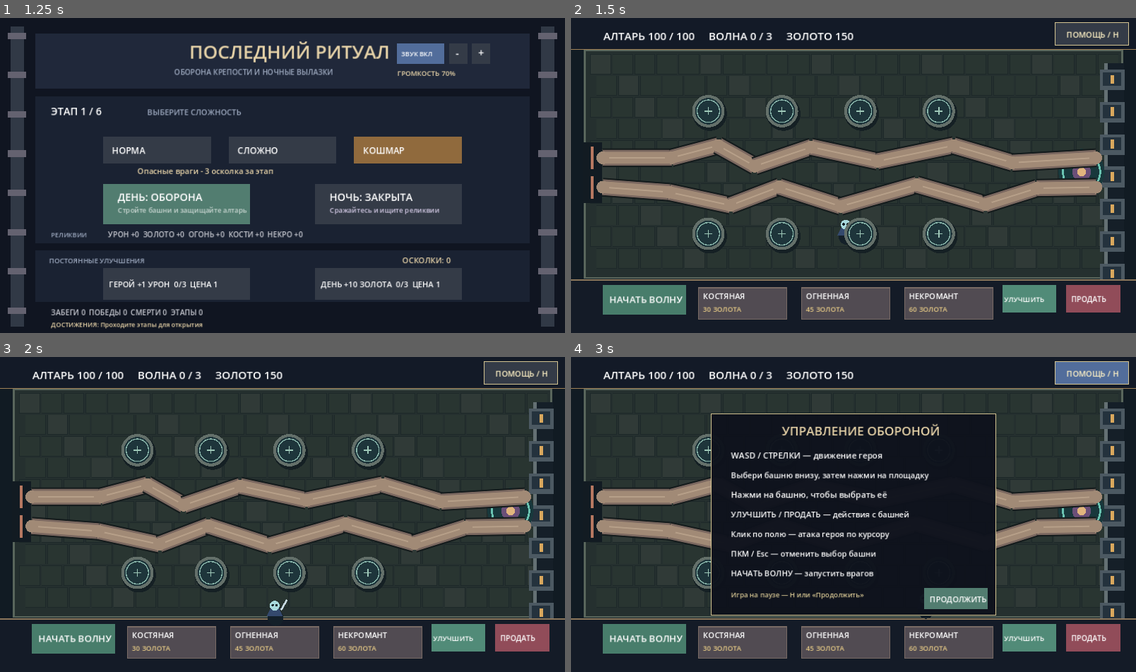
Above: before the commit, frames 1-4 (two rows, left to right).
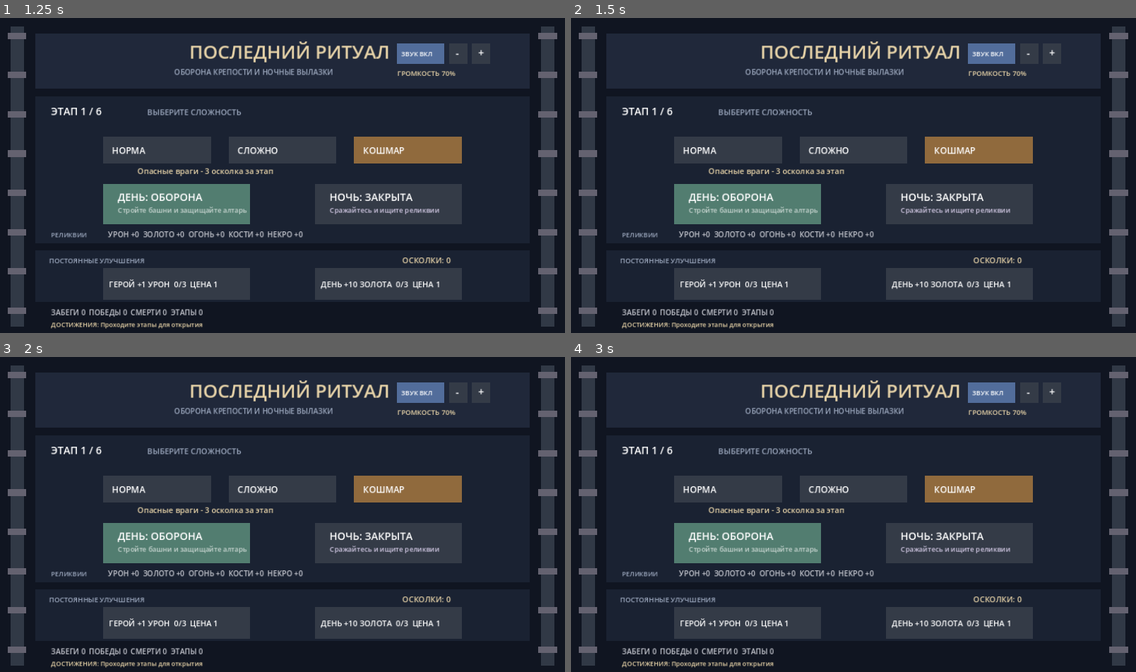
Above: after the commit, the same moments.

Repository: DoctorStrangeSH/Last-Ritual
Game: Godot game, scene res://scenes/run_loop.tscn
The game is run twice, just before and just after one commit, with the same random seed, the same clock (stepped at 60 frames per second) and the same inputs.
Inputs (mouse positions are in pixels of both pictures, inside the frame that each line leads up to):
- Up to frame 1 (1.25 s): tap Enter at 0.5 s; move the mouse to (406, 159) at 0.52 s; hold Right (ui_right) from 0.53 s (still down); tap H at 0.6 s; click (406, 159) at 0.67 s; tap Space at 0.77 s
- Up to frame 2 (1.5 s): tap Space at 1.25 s; move the mouse to (740, 191) at 1.27 s; release Right (ui_right) at 1.28 s; hold Down (ui_down) from 1.28 s (still down); tap E at 1.35 s; click (740, 191) at 1.42 s
- Up to frame 3 (2 s): keep holding Down (ui_down); tap Space at 1.52 s
- Up to frame 4 (3 s): move the mouse to (910, 445) at 2.02 s; release Down (ui_down) at 2.03 s; hold Right (ui_right) 2.03-2.78 s; tap R at 2.1 s; click (910, 445) at 2.17 s; move the mouse to (825, 580) at 2.77 s; hold Up (ui_up) from 2.78 s (still down); tap H at 2.85 s; click (825, 580) at 2.92 s

Frame 1 is identical in both runs. In frame 2, 39% of the frame differs, in the area x 0-100%, y 1-99%; in frame 3, 39%; in frame 4, 42%.
Error after the commit: Parse Error: Identifier "i" not declared in the current scope. (res://scripts/topdown_td_prototype.gd:191)

Commit message:
feat(td2): tower specialization choice at level two

Diff:
--- a/scripts/topdown_td_prototype.gd
+++ b/scripts/topdown_td_prototype.gd
@@ -8,6 +8,8 @@
 const HELP_BUTTON := Rect2(987.0, 10.0, 150.0, 46.0)
 const HELP_CLOSE_BUTTON := Rect2(720.0, 471.0, 130.0, 43.0)
 var slots: Array[Dictionary] = []
+var specialization_open := false
+const SPECIALIZATION_BUTTONS := [Rect2(315, 325, 220, 70), Rect2(555, 325, 220, 70)]
 var selected_type := ""
 var selected_slot := -1
 var coins := 150
@@ -182,6 +184,11 @@
                 if along > nearest and along <= TOWER_RANGE[kind] and across <= 24.0:
                     hit_targets.append(candidate)
         var damage: int = int(TOWER_DAMAGE[kind]) * int(tower["level"])
+        if tower.get("specialization", "") == "siege":
+            damage += 2
+        elif tower.get("specialization", "") == "swarm":
+            damage = maxi(1, damage - 1)
+            tower_cooldowns[i] = maxf(0.0, float(tower_cooldowns.get(i, 0.0)) - 0.35)
         if kind == "fire":
             damage += fire_synergy_bonus
         elif kind == "bone":
@@ -320,17 +327,27 @@
 func export_fortress_state() -> Dictionary:
     var buildings: Array[Dictionary] = []
     for slot in slots:
-        buildings.append({"tower": str(slot["tower"]), "level": int(slot["level"])})
+        buildings.append({"tower": str(slot["tower"]), "level": int(slot["level"]), "specialization": str(slot.get("specialization", ""))})
     return {"buildings": buildings, "coins": coins, "altar_hp": altar_hp}
 
 func import_fortress_state(state: Dictionary) -> bool:
     var buildings: Array = state.get("buildings", [])
     if buildings.size() != slots.size():
         return false
+    if specialization_open:
+        draw_rect(Rect2(275, 260, 560, 175), Color("#202c38"))
+        draw_string(ThemeDB.fallback_font, Vector2(350, 300), "ВЫБЕРИТЕ СПЕЦИАЛИЗАЦИЮ", HORIZONTAL_ALIGNMENT_LEFT, -1, 22, Color("#f4dfb7"))
+        draw_rect(SPECIALIZATION_BUTTONS[0], Color("#805d49"))
+        draw_rect(SPECIALIZATION_BUTTONS[1], Color("#426d6a"))
+        draw_string(ThemeDB.fallback_font, Vector2(335, 365), "БАЛЛИСТА: +2 УРОН", HORIZONTAL_ALIGNMENT_LEFT, -1, 17, Color.WHITE)
+        draw_string(ThemeDB.fallback_font, Vector2(570, 365), "РОЙ: БЫСТРЕЕ АТАКИ", HORIZONTAL_ALIGNMENT_LEFT, -1, 17, Color.WHITE)
     for i in range(slots.size()):
         var building: Dictionary = buildings[i]
         var kind: String = str(building.get("tower", ""))
         var level: int = int(building.get("level", 0))
+        var spec: String = str(building.get("specialization", ""))
+        if spec != "" and (level < 2 or not ["siege", "swarm"].has(spec)):
+            return false
         if kind != "" and not COSTS.has(kind):
             return false
         if level < 0 or level > 3 or (kind == "" and level != 0) or (kind != "" and level == 0):
@@ -338,6 +355,7 @@
     for i in range(slots.size()):
         slots[i]["tower"] = str(buildings[i]["tower"])
         slots[i]["level"] = int(buildings[i]["level"])
+        slots[i]["specialization"] = str(buildings[i].get("specialization", ""))
     coins = maxi(0, int(state.get("coins", coins)))
     altar_hp = clampi(int(state.get("altar_hp", altar_hp)), 1, 100)
     tower_cooldowns.clear()
@@ -368,6 +386,7 @@
     coins -= COSTS[selected_type]
     slots[slot_id]["tower"] = selected_type
     slots[slot_id]["level"] = 1
+    slots[slot_id]["specialization"] = ""
     tower_cooldowns[slot_id] = 0.0
     selected_type = ""
     selected_slot = slot_id
@@ -390,6 +409,16 @@
         return false
     coins -= cost
     slots[selected_slot]["level"] += 1
+    if slots[selected_slot]["level"] == 2 and slots[selected_slot]["specialization"] == "":
+        specialization_open = true
+    queue_redraw()
+    return true
+
+func choose_specialization(path: String) -> bool:
+    if not specialization_open or selected_slot < 0 or not ["siege", "swarm"].has(path):
+        return false
+    slots[selected_slot]["specialization"] = path
+    specialization_open = false
     queue_redraw()
     return true
 
@@ -399,6 +428,7 @@
     coins += 10 * int(slots[selected_slot]["level"])
     slots[selected_slot]["tower"] = ""
     slots[selected_slot]["level"] = 0
+    slots[selected_slot]["specialization"] = ""
     tower_cooldowns.erase(selected_slot)
     selected_slot = -1
     queue_redraw()
@@ -420,6 +450,12 @@
             if HELP_CLOSE_BUTTON.has_point(event.position):
                 toggle_controls_help()
             return
+    if specialization_open and event is InputEventMouseButton and event.pressed and event.button_index == MOUSE_BUTTON_LEFT:
+        if SPECIALIZATION_BUTTONS[0].has_point(event.position):
+            choose_specialization("siege")
+        elif SPECIALIZATION_BUTTONS[1].has_point(event.position):
+            choose_specialization("swarm")
+        return
     if help_visible:
         return
     if event is InputEventKey and event.pressed and event.keycode == KEY_R and defense_state != "playing":
@@ -585,6 +621,8 @@
         draw_arc(pos, 23.0, -PI / 2.0, PI * 1.5, 24, Color("#89b6ab") if not occupied else Color("#724b45"), 2.0)
         if occupied:
             draw_tower_figure(pos, str(slots[i]["tower"]), int(slots[i]["level"]))
+            if slots[i].get("specialization", "") != "":
+                draw_arc(pos, 28.0, 0.0, TAU, 24, Color("#ffdc91") if slots[i]["specialization"] == "siege" else Color("#86e0bd"), 3.0)
         if not occupied:
             draw_line(pos + Vector2(-8, 0), pos + Vector2(8, 0), Color("#9fc9b9"), 2.0)
             draw_line(pos + Vector2(0, -8), pos + Vector2(0, 8), Color("#9fc9b9"), 2.0)
